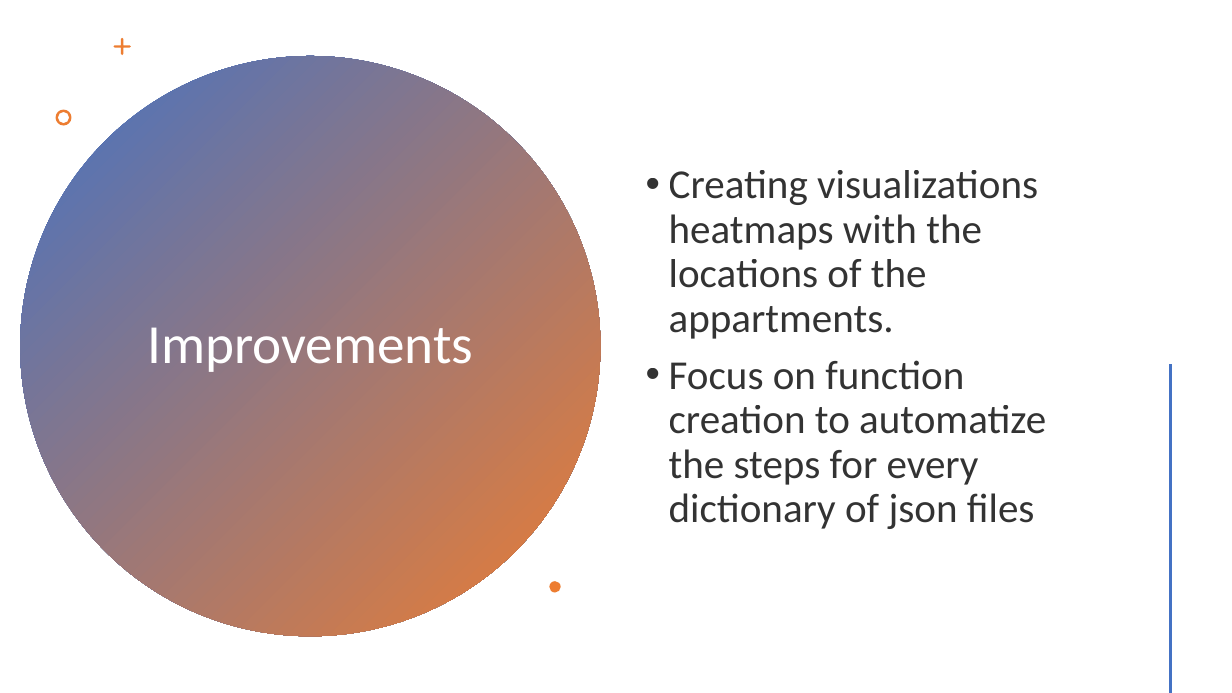
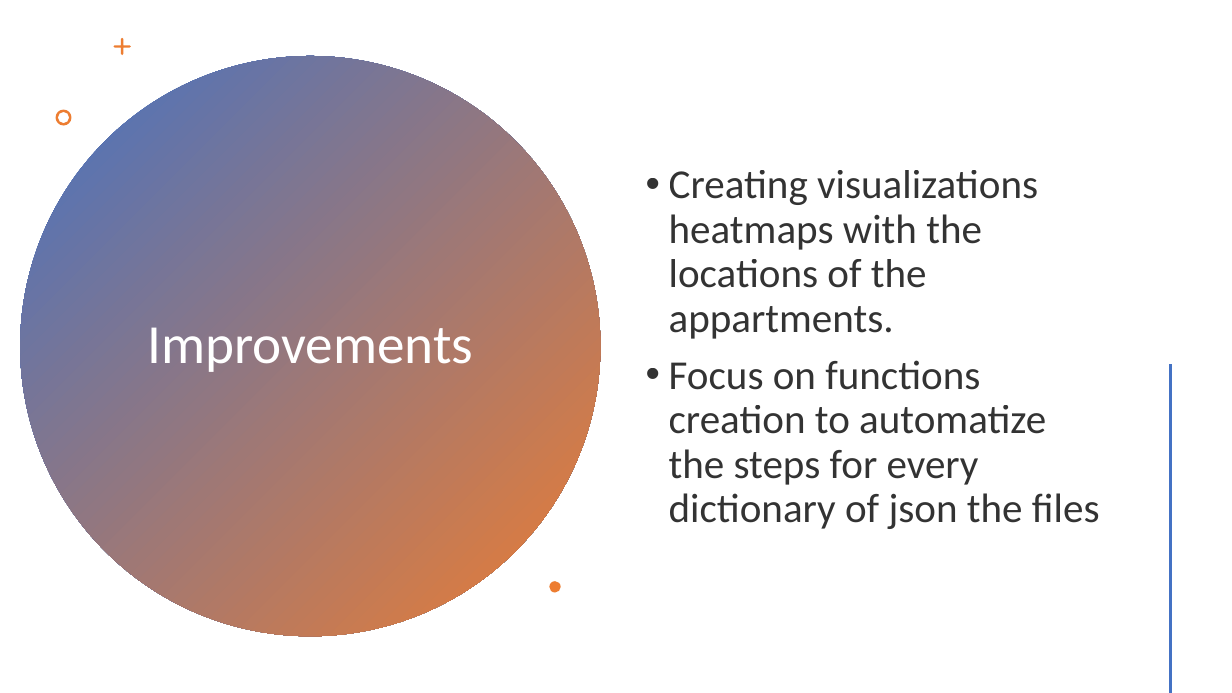
Before and after one commit to isra-st/NewPoPUpStore, a slide deck: slide 12 of New PopUpStore.pptx (slide 13 before the commit). Drawn at 1232x693 pixels with LibreOffice and Linux fonts; fonts in the diff are those of the drawing. Boxes give left, top, right and bottom in pixels: in the first picture for what was removed or moved away, otherwise in the second. Text is boxed around its words. In the diff, an @@ line names an element or a change of style, - is before the commit and + after.

```diff
--- a/New PopUpStore.pptx
+++ b/New PopUpStore.pptx
@@ text at (669, 360, 1100, 529): text changed @@
-• Focus on function creation to automatize the steps for every dictionary of json files
+• Focus on functions creation to automatize the steps for every dictionary of json the files
```
Also in this commit, not shown: 4 other slides changed, 3 slides added, 3 other files.
